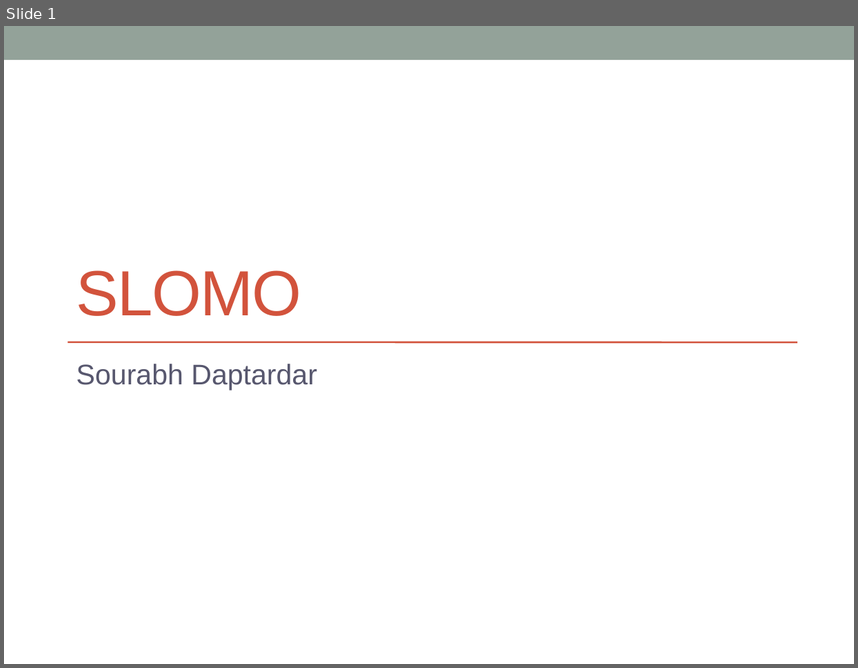
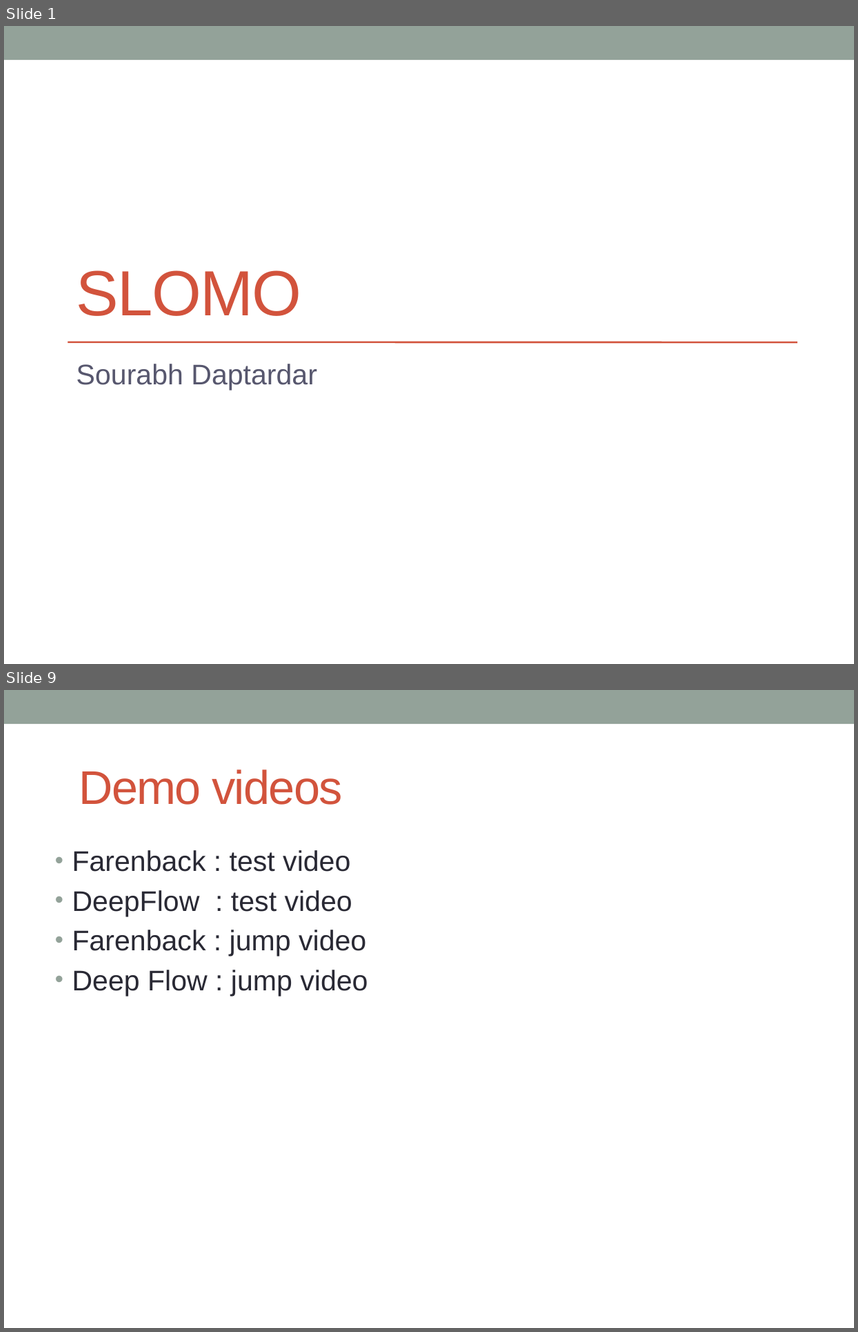
Before and after one commit to sourabhd/ProjPres, a slide deck: presentation/SloMo.pptx. Shown one above the other, each under a label of ours: slide 1 before the commit, slides 1 and 9 after it; the slides between them are not shown. The pictures are 858x668 and 858x1332 pixels, drawn with LibreOffice and Linux fonts; fonts in the diff are those of the drawing. Boxes give left, top, right and bottom in pixels: in the first picture for what was removed or moved away, otherwise in the second. Text is boxed around its words. In the diff, an @@ line names an element or a change of style, - is before the commit and + after.

Commit message:
Added more slides to optical flow

```diff
--- a/presentation/SloMo.pptx
+++ b/presentation/SloMo.pptx
@@ slide 9 added at (4,690,854,1328), background #FFFFFF; not listed: 1 template element that a slide beside it also shows @@
@@ title added at (79,769,342,805), 40 pt, text #D2533C @@
+Demo videos
@@ text added at (72,850,368,996), 24 pt, text #292934 @@
+• Farenback : test video
+• DeepFlow : test video
+• Farenback : jump video
+• Deep Flow : jump video
```
Also in this commit, not shown: 2 slides changed, 11 other slides added, 1 slide removed.
